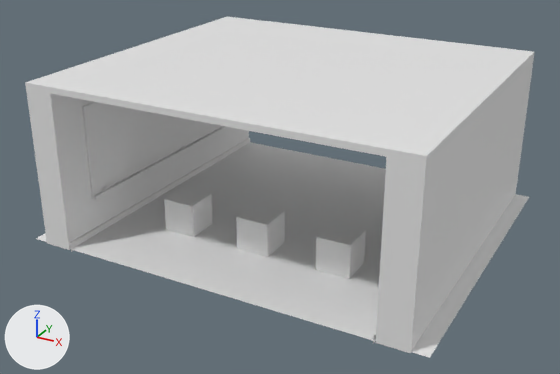
What one commit did to the Blender file Assets/Models/Blend/Corridor.blend.
Rendered twice from a camera (50 mm lens) standing at (20.1, -38.6, 16.5) and looking at (-0.4, -1.3, -2.1). The lights are fixed; the arrows at lower left show +X, +Y and +Z.

Objects in the first picture: 'Board', 'Ground', 'Player', 'Player1', 'Player2', 'Walls'.
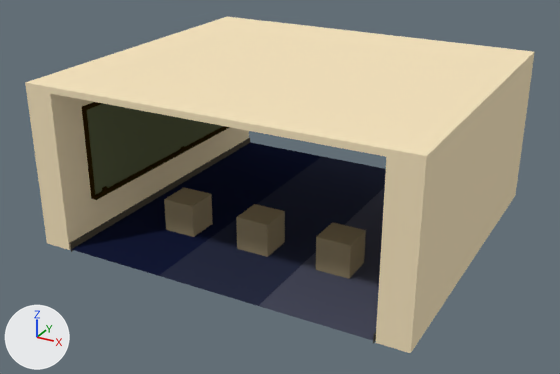
Where the newer file only moved an object's origin or applied its transform, the numbers keep the older frame.

Edits to the bpy script that builds the scene:
```text
Add mat_palletetest:
    mat_palletetest = principled_material('PalleteTest')
    mat_palletetest.texture = img_pallete_test_png
    mat_palletetest.specular_ior_level = 0.0
Change me_cube_002:
    where me_cube_002.from_pydata(...)  # 8 vertices, 6 faces; spans x -1.0..1.0, y -1.0..1.0, z -1.0..1.0
    add me_cube_002.materials.append(mat_palletetest)  # picture img_pallete_test_png
Change me_cube_010:
    where me_cube_010.from_pydata(...)  # 8 vertices, 6 faces; spans x -1.0..1.0, y -1.0..1.0, z -1.0..1.0
    add me_cube_010.materials.append(mat_palletetest)  # picture img_pallete_test_png
Change me_cube_011:
    where me_cube_011.from_pydata(...)  # 8 vertices, 6 faces; spans x -1.0..1.0, y -1.0..1.0, z -1.0..1.0
    add me_cube_011.materials.append(mat_palletetest)  # picture img_pallete_test_png
Change me_cube_017:
    where me_cube_017.from_pydata(...)  # 108 vertices, 102 faces; spans x -16.9..3.3, y -8.2..8.2, z -3.1..3.2
    add me_cube_017.materials.append(mat_palletetest)  # picture img_pallete_test_png
Change me_cube_004:
    used by ob_ground; location = (0.0, -0.32, -5.24); scale = (12.0, 10.2, -0.266)
    verts and faces of me_cube_004; kept vertices keep their numbers, new ones are numbered from 4
    before: 0 (-1.0, -0.95, -2.53) at pixel (35, 238), 1 (-1.0, 1.01, -2.53), 2 (1.0, -0.95, -2.53) at pixel (429, 357), 3 (1.0, 1.01, -2.53) at pixel (529, 196)
    remove me_cube_004.from_pydata(...)  # 4 vertices, 1 face; spans x -1.0..1.0, y -0.95..1.01, z -2.53
    add me_cube_004.from_pydata(...)  # 8 vertices, 3 faces; spans x -0.77..0.77, y -0.95..1.01, z -2.53
    me_cube_004 part 1
    add delete_vertices([*range(0, 4)])  # with the faces that use them
    add verts[4] = (-0.77, -0.95, -2.53)  # pixel (71, 249)
    add verts[5] = (-0.77, 1.01, -2.53)  # pixel (250, 142)
    add verts[6] = (0.26, 1.01, -2.53)
    add verts[7] = (0.26, -0.95, -2.53)  # pixel (258, 305)
    add for new, old in zip([*range(8, 12)], [*range(4, 8)]): verts[new] = verts[old] + (0.51, 0.0, 0.0)
    add faces += [(6, 10, 11, 7), (4, 5, 9, 8), (6, 7, 8, 9)]
    add me_cube_004.materials.append(mat_palletetest)  # picture img_pallete_test_png
Change me_cube_001:
    where me_cube_001.from_pydata(...)  # 18 vertices, 11 faces; spans x 0.0..1.56, y 0.0..2.0, z -0.95..1.0
    used by ob_walls; location = (0.0, 0.0, 0.0); scale = (7.15, 5.0, 5.0)
    me_cube_001 part 2: texture (UV) coordinates of 11 of 11 faces, centred in x 0.0..1.56, y 0.0..2.0, z -0.9..1.0, changed; they spanned u 0.38..0.88, v 0.0..0.75 and now span u 0.55..0.7, v 0.55..0.71
    add me_cube_001.materials.append(mat_palletetest)  # picture img_pallete_test_png
```

Changed parts and their boxes (x1, y1, x2, y2) in the pictures (560 x 374 px):
'Walls', recoloured, surface changed (white to beige)
    both: (25, 17, 535, 353)
'Ground', reshaped
    before: (36, 142, 529, 358)
    after: (71, 142, 386, 340)
'Board', recoloured (grey to green)
    both: (82, 102, 230, 200)
'Player2', recoloured (grey to brown)
    both: (316, 222, 366, 279)
'Player', recoloured (grey to brown)
    both: (236, 204, 285, 257)
'Player1', recoloured (grey to brown)
    both: (164, 188, 213, 237)
